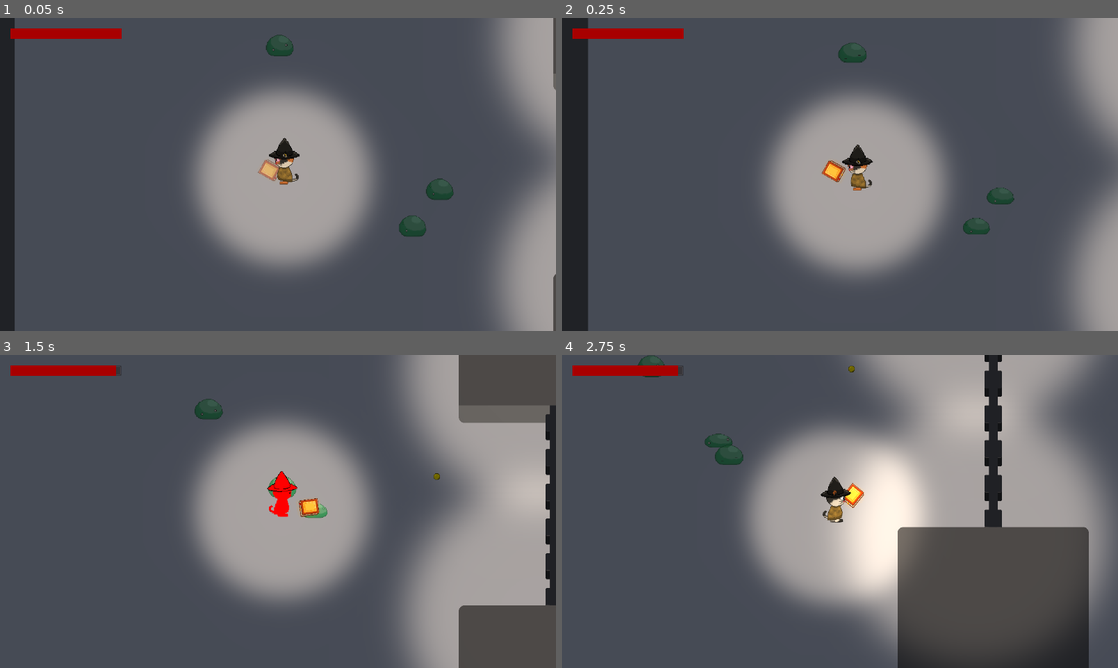
Above: before the commit, frames 1-4 (two rows, left to right).
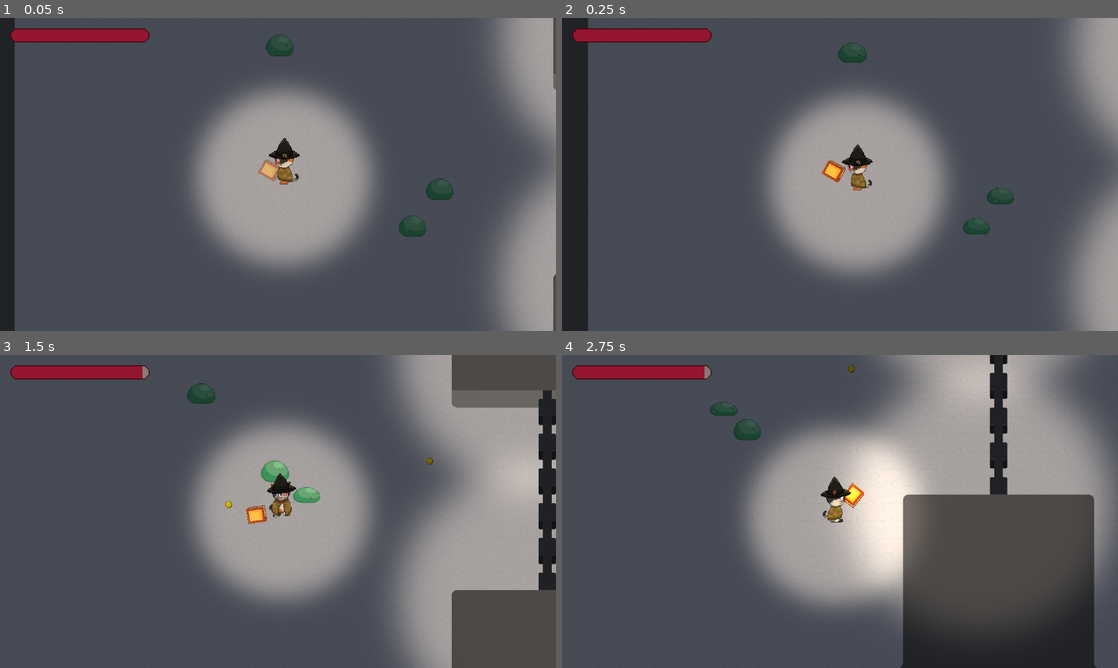
Above: after the commit, the same moments.

Repository: maroisa/paw-print
Game: Godot game, scene res://worlds/world.tscn
Same seed, same stepped clock (60 frames per second), same inputs: the game is played once before the commit and once after it.
Inputs (mouse positions are in pixels of both pictures, inside the frame that each line leads up to):
- Up to frame 1 (0.05 s): no input
- Up to frame 2 (0.25 s): no input
- Up to frame 3 (1.5 s): move the mouse to (400, 495) at 0.52 s; hold D (p_right) 0.53-1.28 s; click (400, 495) at 0.6 s; move the mouse to (166, 527) at 1.27 s; hold S (p_down) from 1.28 s (still down); click (166, 527) at 1.35 s
- Up to frame 4 (2.75 s): move the mouse to (895, 442) at 2.02 s; release S (p_down) at 2.03 s; hold D (p_right) from 2.03 s (still down); click (895, 442) at 2.1 s

The runs differ from the first frame. In frame 1, 1.1% of the frame differs, in the area x 1-27%, y 3-8%; in frame 2, 1.1%; in frame 3, 7.5%; in frame 4, 15%, in the area x 1-100%, y 0-100%.

Commit message:
add sound effects and several additions

Diff:
--- /dev/null
+++ b/assets/particles/skeleton_particles.gd
@@ -0,0 +1,8 @@
+extends Particles2D
+
+func init():
+	self.connect("finished", self, "on_finished")
+	self.emitting = true
+	return self
+
+func on_finished(): self.queue_free()
--- /dev/null
+++ b/assets/particles/skeleton_particles.tscn
@@ -0,0 +1,34 @@
+[gd_scene load_steps=5 format=2]
+
+[ext_resource path="res://assets/particles/skeleton_particles.gd" type="Script" id=1]
+
+[sub_resource type="Gradient" id=2]
+offsets = PoolRealArray( 0, 0.628049, 0.890244 )
+colors = PoolColorArray( 1, 1, 1, 1, 1, 1, 1, 1, 1, 1, 1, 0 )
+
+[sub_resource type="GradientTexture" id=3]
+gradient = SubResource( 2 )
+
+[sub_resource type="ParticlesMaterial" id=1]
+emission_shape = 1
+emission_sphere_radius = 32.0
+flag_disable_z = true
+direction = Vector3( 0, 0, 0 )
+spread = 180.0
+gravity = Vector3( 0, 98, 0 )
+initial_velocity = 40.0
+orbit_velocity = 0.0
+orbit_velocity_random = 0.0
+scale = 4.0
+color = Color( 1, 0.952941, 0.615686, 1 )
+color_ramp = SubResource( 3 )
+
+[node name="SkeletonParticles" type="Particles2D"]
+emitting = false
+amount = 32
+lifetime = 0.5
+one_shot = true
+speed_scale = 1.2
+explosiveness = 1.0
+process_material = SubResource( 1 )
+script = ExtResource( 1 )
--- a/characters/player/player.tscn
+++ b/characters/player/player.tscn
@@ -8,6 +8,7 @@
 [ext_resource path="res://characters/player/player_book.png" type="Texture" id=6]
 [ext_resource path="res://characters/player/states/hit.gd" type="Script" id=7]
 [ext_resource path="res://characters/player/states/die.gd" type="Script" id=8]
+[ext_resource path="res://assets/sounds/walk.mp3" type="AudioStream" id=9]
 
 [sub_resource type="RectangleShape2D" id=1]
 extents = Vector2( 24, 24 )
@@ -285,9 +286,9 @@
 parameters/Idle/blend_position = Vector2( 0, 1 )
 parameters/Walk/blend_position = Vector2( 0, 1 )
 
+[node name="Tween" type="Tween" parent="."]
+
 [node name="Pivot" type="Node2D" parent="."]
-
-[node name="Tween" type="Tween" parent="."]
 
 [node name="BookSprite" type="Sprite" parent="."]
 modulate = Color( 1, 1, 1, 0 )
@@ -309,3 +310,7 @@
 
 [node name="Die" type="Node" parent="PawStateMachine"]
 script = ExtResource( 8 )
+
+[node name="WalkSound" type="AudioStreamPlayer2D" parent="."]
+stream = ExtResource( 9 )
+volume_db = -6.0
--- a/characters/player/states/hit.gd
+++ b/characters/player/states/hit.gd
@@ -2,11 +2,11 @@
 
 func enter():
 	owner.get_node("Sprite").modulate = Color(100, 0, 0)
-	yield(get_tree().create_timer(0.1), "timeout")
+	yield(get_tree().create_timer(0.05), "timeout")
 	owner.get_node("Sprite").modulate = Color(1, 1, 1)
-	yield(get_tree().create_timer(0.1), "timeout")
+	yield(get_tree().create_timer(0.05), "timeout")
 	owner.get_node("Sprite").modulate = Color(100, 0, 0)
-	yield(get_tree().create_timer(0.1), "timeout")
+	yield(get_tree().create_timer(0.05), "timeout")
 	owner.get_node("Sprite").modulate = Color(1, 1, 1)
 	machine.travel("Normal")
 
--- a/characters/player/states/normal.gd
+++ b/characters/player/states/normal.gd
@@ -19,11 +19,14 @@
 
 func move_controller():
 	vector = Input.get_vector("p_left", "p_right", "p_up", "p_down")
+	var sound: AudioStreamPlayer2D = owner.get_node("WalkSound")
 
 	if vector:
+		if !sound.playing: sound.play()
 		player.velocity_static = vector
 		player.animstate.travel("Walk")
 	else:
+		if sound.playing: sound.stop()
 		player.animstate.travel("Idle")
 
 	velocity = lerp(velocity, vector, 0.16)
--- a/characters/skeleton/skeleton.gd
+++ b/characters/skeleton/skeleton.gd
@@ -4,7 +4,7 @@
 var nilai: String
 var player: PawCharacter
 var active = true
-var particle = preload("res://assets/particles/slime_particles.tscn")
+var particle = preload("res://assets/particles/skeleton_particles.tscn")
 
 onready var animstate = $AnimationTree.get("parameters/playback")
 
--- a/characters/slime/slime.gd
+++ b/characters/slime/slime.gd
@@ -56,7 +56,7 @@
 
 	if health <= 0: return
 	$Sprite.modulate = Color(10, 0, 0)
-	yield(get_tree().create_timer(0.08), "timeout")
+	yield(get_tree().create_timer(0.05), "timeout")
 	$Sprite.modulate = Color(1, 1, 1)
 
 func die():
--- a/globals/hud.gd
+++ b/globals/hud.gd
@@ -10,8 +10,9 @@
 	Input.set_custom_mouse_cursor(cursor_move, Input.CURSOR_MOVE, Vector2(32, 32))
 
 	player = get_tree().root.get_node("World/Player")
+	$M/Healthbar.max_value = player.health
 
 func refresh():
 	if !player: return
 
-	$M/ProgressBar.value = player.health
+	$M/Healthbar.value = player.health
--- a/globals/hud.tscn
+++ b/globals/hud.tscn
@@ -1,9 +1,8 @@
-[gd_scene load_steps=3 format=2]
+[gd_scene load_steps=4 format=2]
 
 [ext_resource path="res://globals/hud.gd" type="Script" id=1]
-
-[sub_resource type="StyleBoxFlat" id=1]
-bg_color = Color( 0.662745, 0, 0, 1 )
+[ext_resource path="res://assets/healthbar_under.png" type="Texture" id=2]
+[ext_resource path="res://assets/healthbar_progress.png" type="Texture" id=3]
 
 [node name="HUD" type="CanvasLayer"]
 script = ExtResource( 1 )
@@ -15,16 +14,18 @@
 custom_constants/margin_top = 24
 custom_constants/margin_left = 24
 
-[node name="ProgressBar" type="ProgressBar" parent="M"]
+[node name="Healthbar" type="TextureProgress" parent="M"]
 margin_left = 24.0
 margin_top = 24.0
-margin_right = 280.0
-margin_bottom = 48.0
-rect_min_size = Vector2( 256, 24 )
-mouse_filter = 2
+margin_right = 344.0
+margin_bottom = 56.0
+rect_min_size = Vector2( 320, 0 )
 size_flags_horizontal = 0
-custom_styles/fg = SubResource( 1 )
-max_value = 20.0
-step = 1.0
-value = 4.0
-percent_visible = false
+size_flags_vertical = 0
+texture_under = ExtResource( 2 )
+texture_progress = ExtResource( 3 )
+nine_patch_stretch = true
+stretch_margin_left = 16
+stretch_margin_top = 16
+stretch_margin_right = 16
+stretch_margin_bottom = 16
--- a/project.godot
+++ b/project.godot
@@ -78,6 +78,10 @@
 "stream": false,
 "svg/scale": 1.0
 }
+mp3={
+"loop": false,
+"loop_offset": 0
+}
 
 [input]
 
--- a/scenes/bullet.gd
+++ b/scenes/bullet.gd
@@ -18,6 +18,8 @@
 
 func on_hit(body: Node2D):
 	if body is PawCharacter:
+		$HitSound.pitch_scale = rand_range(0.7, 1.3)
+		$HitSound.play()
 		body.emit_signal("damaged", get_parent().get_node("Player").damage)
 
 	$AnimatedSprite.play("default")
--- a/scenes/bullet.tscn
+++ b/scenes/bullet.tscn
@@ -1,7 +1,8 @@
-[gd_scene load_steps=10 format=2]
+[gd_scene load_steps=11 format=2]
 
 [ext_resource path="res://scenes/bullet.gd" type="Script" id=1]
 [ext_resource path="res://scenes/bullet.png" type="Texture" id=2]
+[ext_resource path="res://assets/sounds/hit.mp3" type="AudioStream" id=3]
 
 [sub_resource type="RectangleShape2D" id=1]
 extents = Vector2( 8, 8 )
@@ -51,3 +52,6 @@
 wait_time = 2.0
 one_shot = true
 autostart = true
+
+[node name="HitSound" type="AudioStreamPlayer2D" parent="."]
+stream = ExtResource( 3 )
--- a/scenes/number.gd
+++ b/scenes/number.gd
@@ -3,6 +3,13 @@
 var velocity = Vector2()
 
 var particle = preload("res://assets/particles/lock_particles.tscn")
+
+func _ready():
+	create_tween().tween_property(self, "position:x", self.position.x + rand_range(-100, 100), 0.5)
+	var tw = create_tween()
+	tw.tween_property(self, "position:y", self.position.y - 64, 0.25).set_trans(Tween.TRANS_QUAD).set_ease(Tween.EASE_OUT)
+	yield(tw, "finished")
+	create_tween().tween_property(self, "position:y", self.position.y + 64, 0.25).set_trans(Tween.TRANS_QUAD).set_ease(Tween.EASE_IN)
 
 func init(pos: Vector2, val: String):
 	self.connect("body_entered", self, "on_hit")
--- a/worlds/room.tscn
+++ b/worlds/room.tscn
@@ -6,6 +6,10 @@
 [ext_resource path="res://worlds/room.gd" type="Script" id=4]
 [ext_resource path="res://assets/room0/room0_lock.png" type="Texture" id=5]
 [ext_resource path="res://assets/room0/room0_lock_normalmap.png" type="Texture" id=6]
+[ext_resource path="res://assets/sounds/get item.mp3" type="AudioStream" id=7]
+[ext_resource path="res://assets/sounds/menu open.mp3" type="AudioStream" id=8]
+[ext_resource path="res://assets/sounds/cat 2.mp3" type="AudioStream" id=9]
+[ext_resource path="res://assets/sounds/cat.mp3" type="AudioStream" id=10]
 
 [sub_resource type="OccluderPolygon2D" id=10]
 polygon = PoolVector2Array( 96, 128, 32, 128, 32, 0, 96, 0 )
@@ -173,3 +177,16 @@
 [node name="DestructTimer" type="Timer" parent="."]
 wait_time = 2.0
 one_shot = true
+
+[node name="GetItemSound" type="AudioStreamPlayer" parent="."]
+stream = ExtResource( 7 )
+
+[node name="UnlockSound" type="AudioStreamPlayer" parent="."]
+stream = ExtResource( 8 )
+volume_db = 3.0
+
+[node name="CatSuccess" type="AudioStreamPlayer" parent="."]
+stream = ExtResource( 9 )
+
+[node name="CatFailed" type="AudioStreamPlayer" parent="."]
+stream = ExtResource( 10 )
--- a/worlds/room_enemies_controller.gd
+++ b/worlds/room_enemies_controller.gd
@@ -34,6 +34,7 @@
 		player.machine.state.connect("clicked", $"../Numbers", "on_click")
 
 	get_parent().answer_label.text = get_parent().jawaban
+	get_parent().get_node("GetItemSound").play()
 
 	for child in get_children():
 		var num_ins = number.instance().init(child.global_position, child.nilai)
--- a/worlds/room_numbers_controller.gd
+++ b/worlds/room_numbers_controller.gd
@@ -29,6 +29,8 @@
 # Number handler
 
 func add(val):
+	get_parent().get_node("UnlockSound").play()
+
 	jawaban = str(Math.kalkulasi(jawaban + val))
 	get_parent().current_answer_label.text = jawaban
 	add_count += 1
@@ -38,6 +40,7 @@
 	to_eval += get_parent().jawaban
 
 	if Math.kalkulasi(to_eval):
+		get_parent().get_node("CatSuccess").play()
 		var lock: TileMap = get_parent().get_node("Lock")
 
 		var current_cell = Vector2()
@@ -64,6 +67,7 @@
 		return
 
 	if add_count >= get_child_count():
+		get_parent().get_node("CatFailed").play()
 		for i in get_children(): i.queue_free()
 
 		jawaban = "0"
Binary file added: assets/healthbar_progress.png
Binary file added: assets/healthbar_under.png
Binary file changed: assets/room0/room0_tilemap.png
Not shown: 1 places in characters/player/player.tscn that only renumber resources
Not shown: 1 places in worlds/room.tscn that only renumber resources
Not shown, added: assets/sounds/attack 2.mp3
Not shown, added: assets/sounds/attack.mp3
Not shown, added: assets/sounds/cat 2.mp3
Not shown, added: assets/sounds/cat.mp3
Not shown, added: assets/sounds/exploding.mp3
Not shown, added: assets/sounds/get item.mp3
Not shown, added: assets/sounds/hit.mp3
(and 3 more such lines)
